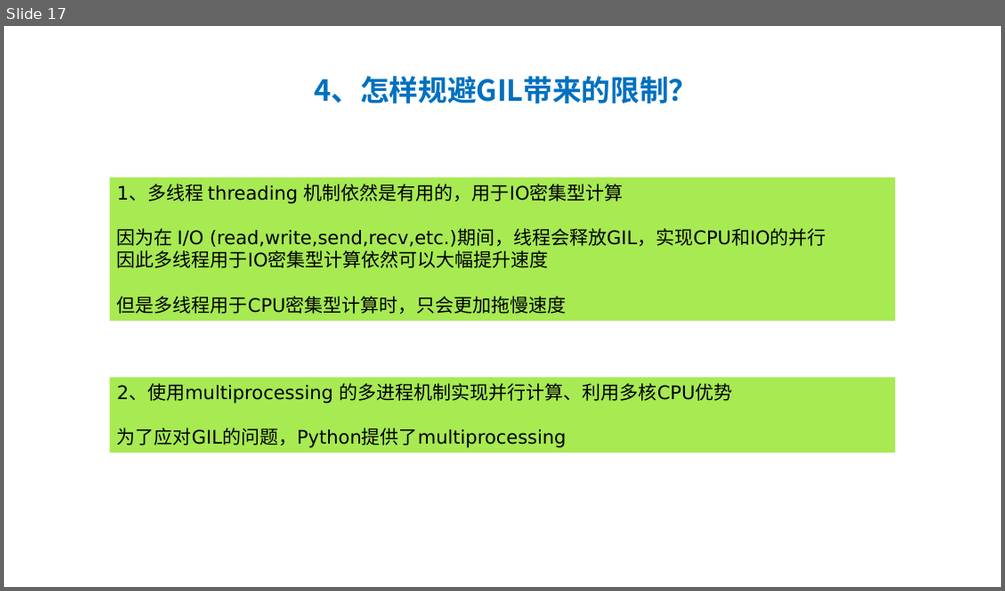
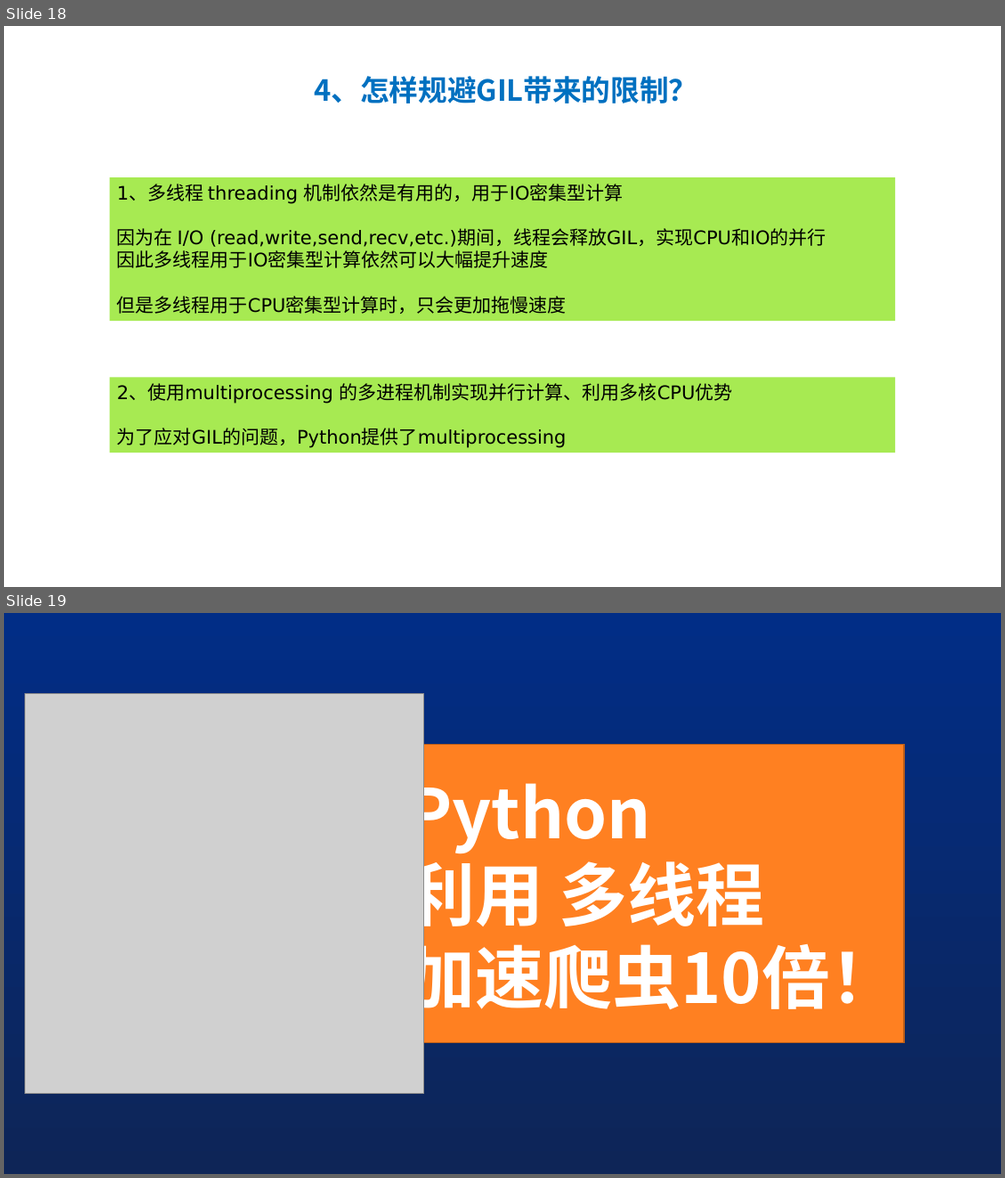
Before and after one commit to peiss/ant-learn-python-concurrent, a slide deck: Python并发编程简介.pptx. Shown one above the other, each under a label of ours: slide 17 before the commit, slides 18 and 19 after it. The pictures are 1005x591 and 1005x1178 pixels, drawn with LibreOffice and Linux fonts; fonts in the diff are those of the drawing; grey boxes stand for pictures. Boxes give left, top, right and bottom in pixels: in the first picture for what was removed or moved away, otherwise in the second. Text is boxed around its words. In the diff, an @@ line names an element or a change of style, - is before the commit and + after.

```diff
--- a/Python并发编程简介.pptx
+++ b/Python并发编程简介.pptx
@@ slide 19 added at (4,613,1001,1174), background gradient #012D86 to #0E2557 @@
@@ picture added at (25,694,424,1093) @@
@@ title added at (399,745,904,1042), fill #FF8021, outline #BD5F18 1 pt, 66 pt, text #FFFFFF, bold @@
+Python
+利用 多线程
+加速爬虫10倍！
@@ what was slide 17 is now slide 18 @@
```
Also in this commit, not shown: 1 slide changed, 3 other slides added, 4 other files.
